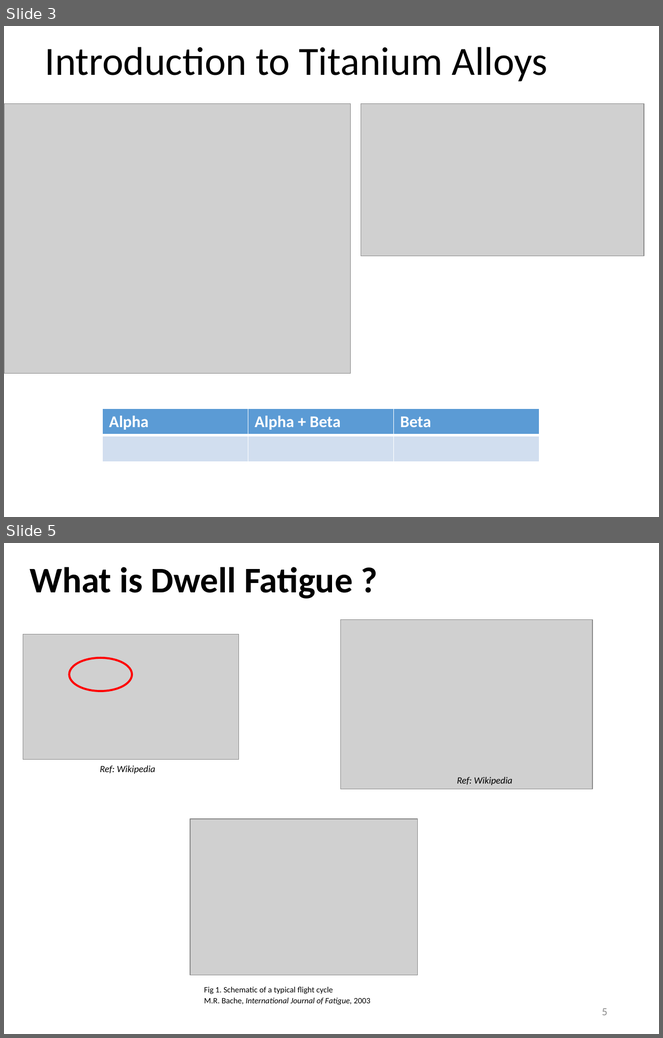
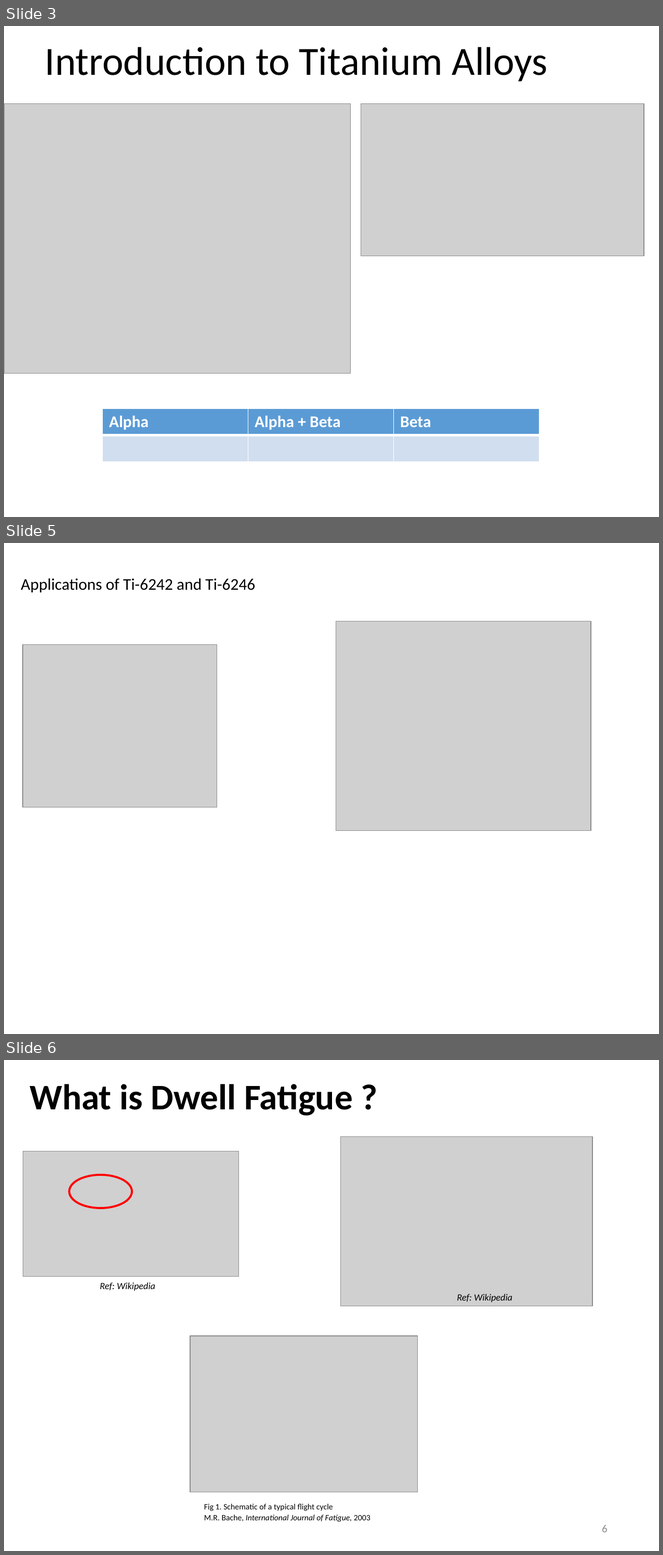
Before and after one commit to Sharanc25/Elements, a slide deck: Thesis/Comprehensive Exam/References/yazar.pptx. Shown one above the other, each under a label of ours: slides 3 and 5 before the commit, slides 3, 5 and 6 after it; the slides between them are not shown. The pictures are 663x1038 and 663x1555 pixels, drawn with LibreOffice and Linux fonts; fonts in the diff are those of the drawing; grey boxes stand for pictures. Boxes give left, top, right and bottom in pixels: in the first picture for what was removed or moved away, otherwise in the second. Text is boxed around its words. In the diff, an @@ line names an element or a change of style, - is before the commit and + after.

```diff
--- a/Thesis/Comprehensive Exam/References/yazar.pptx
+++ b/Thesis/Comprehensive Exam/References/yazar.pptx
@@ slide 5 added at <box>4,543,659,1034</box>, background #FFFFFF @@
@@ text added at <box>21,578,255,592</box>, 18 pt, text #000000 @@
+Applications of Ti-6242 and Ti-6246
@@ picture added at <box>336,621,591,831</box> @@
@@ picture added at <box>22,644,217,807</box> @@
@@ what was slide 5 is now slide 6 @@
@@ page number at <box>602,1525,608,1533</box>: text changed @@
-5
+6
```
Also in this commit, not shown: 1 slide changed.
